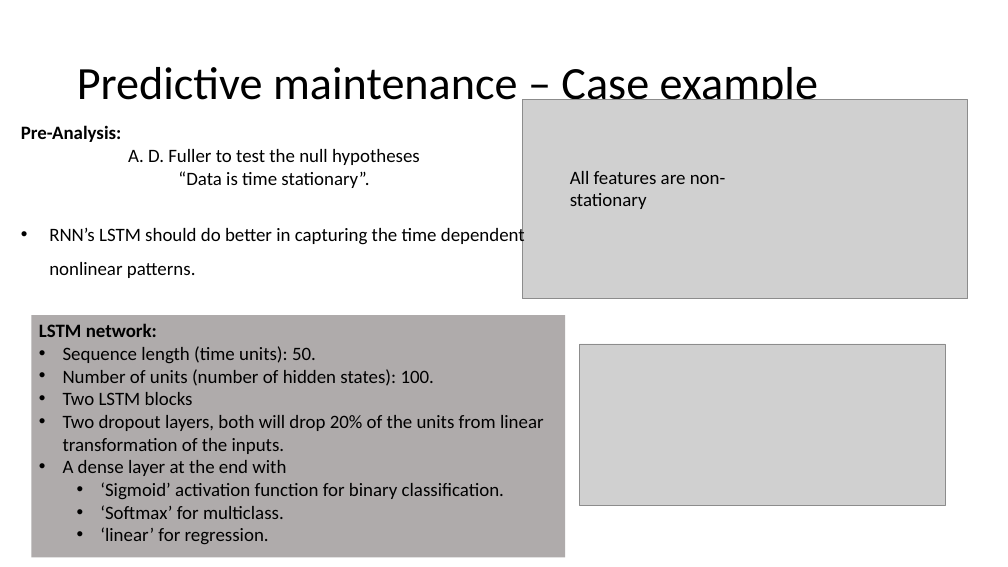
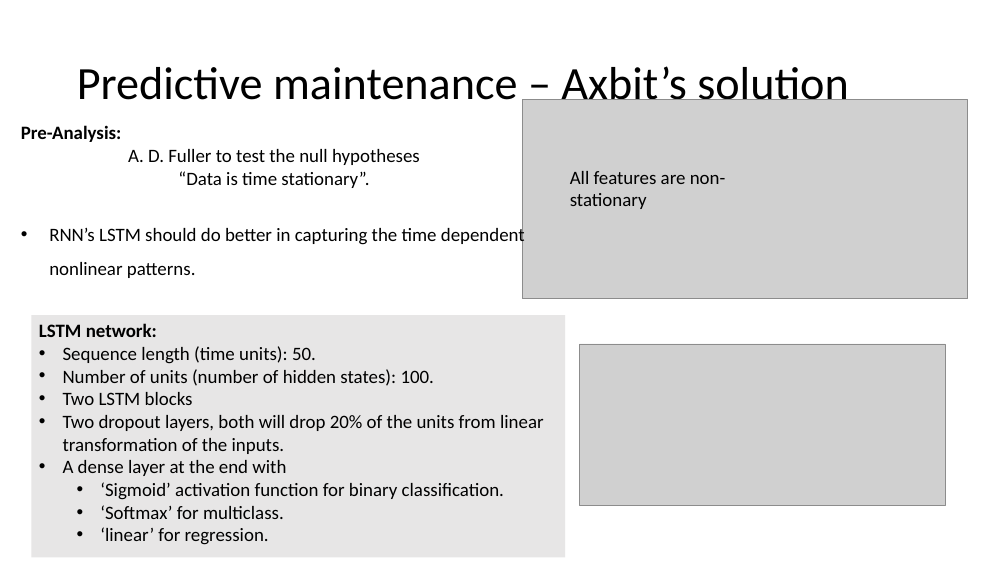
Before and after one commit to Axbit/ml-iot-showcases, a slide deck: slide 15 of PredictiveMaintenance/Predictive maintenance.pptx (slide 8 before the commit). Drawn at 1008x567 pixels with LibreOffice and Linux fonts; fonts in the diff are those of the drawing; grey boxes stand for pictures. Boxes give left, top, right and bottom in pixels: in the first picture for what was removed or moved away, otherwise in the second. Text is boxed around its words. In the diff, an @@ line names an element or a change of style, - is before the commit and + after.

```diff
--- a/PredictiveMaintenance/Predictive maintenance.pptx
+++ b/PredictiveMaintenance/Predictive maintenance.pptx
@@ title at box(77, 66, 849, 111): text changed @@
-Predictive maintenance – Case example
+Predictive maintenance – Axbit’s solution
@@ rectangle "LSTM network:" at box(32, 315, 566, 557): fill #AFABAB to #E7E6E6 @@
```
Also in this commit, not shown: 7 other slides changed, 11 slides added.
